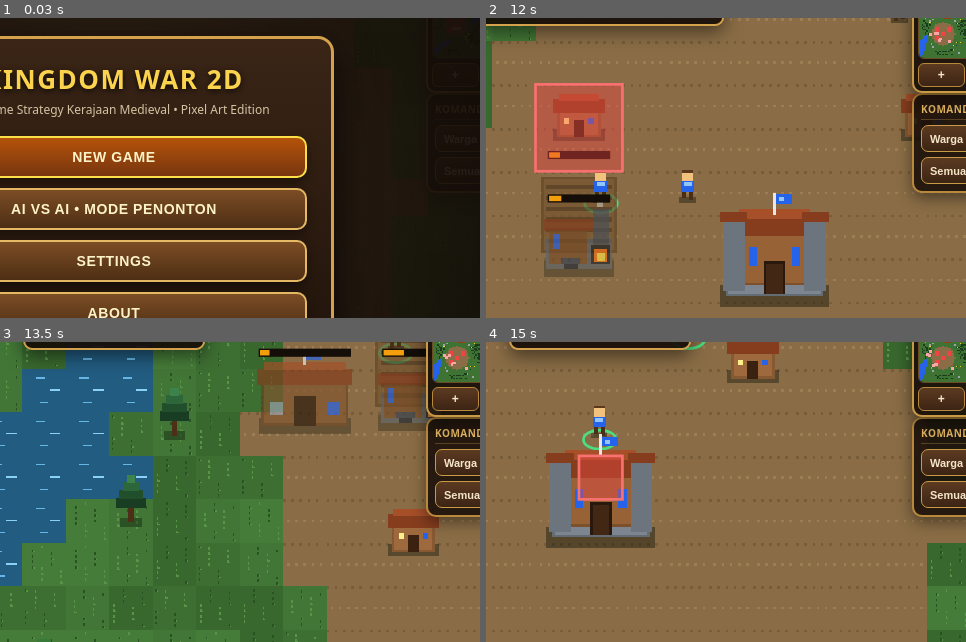
Above: before the commit, frames 1-4 (two rows, left to right).
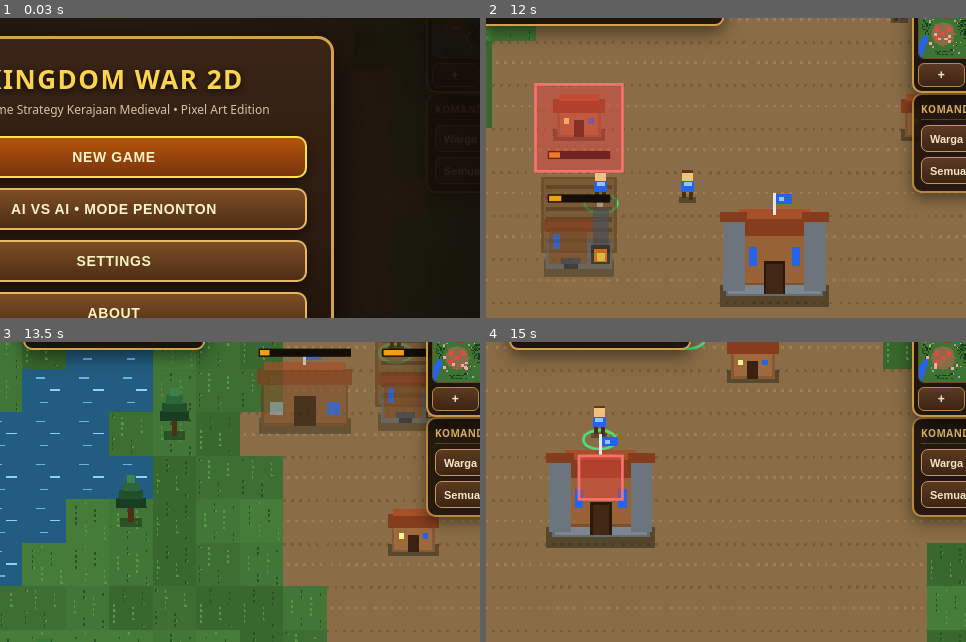
Above: after the commit, the same moments.

Repository: vexelkang-cell/gamepai
Game: browser game, page games/kingdom-war-2d/index.html
The game is run twice, just before and just after one commit, with the same random seed, the same clock (stepped at 60 frames per second) and the same inputs.
Inputs (mouse positions are % of the whole screen's width and height, from its top left):
- Up to frame 1 (0.03 s): no input
- Up to frame 2 (12 s): click "NEW GAME" at 0.27 s; click (50, 60) at 1.07 s; click "+ Persawahan 60W" at 1.17 s; click "+" at 1.67 s; click (30, 40) at 2.07 s; click "TC" at 2.17 s; click "Warga Nganggur 4" at 2.67 s; press the mouse at (70, 35) at 3.07 s; click "+ Tembok Batu 25S" at 3.17 s; release the mouse at (50, 30) at 3.2 s; click "⌫ Bongkar Bangunan Tanpa refu…" at 3.67 s; click (65, 70) at 4.07 s; click "Semua Warga" at 4.17 s; click "Semua Pasukan 0" at 4.67 s; click (25, 75) at 5.07 s; click "+ Barak Pasukan 150W 50S" at 5.17 s; click "Warga Nganggur 0" at 5.67 s; press the mouse at (50, 30) at 6.07 s; click "+ Tower Pemanah 100W 100S" at 6.17 s; release the mouse at (40, 85) at 6.2 s; click "Batal" at 6.67 s; click (80, 55) at 7.07 s; click "Warga Nganggur 1" at 7.17 s; click "-" at 7.67 s; click (20, 50) at 8.07 s; click "+ Rumah Warga 50W" at 8.17 s; click "Batal" at 8.67 s; press the mouse at (40, 85) at 9.07 s; click "Warga Nganggur 3" at 9.17 s; release the mouse at (30, 40) at 9.2 s; click "+ Pandai Besi 130W 90S" at 9.67 s; click (60, 15) at 10.07 s; click "Warga Nganggur 2" at 10.17 s; click "+ Pandai Besi 130W 90S" at 10.67 s; click (50, 60) at 11.07 s; click "+" at 11.17 s; click "+ Persawahan 60W" at 11.67 s
- Up to frame 3 (13.5 s): press the mouse at (30, 40) at 12.07 s; click "Batal" at 12.17 s; release the mouse at (25, 75) at 12.2 s; click "+ Barak Pasukan 150W 50S" at 12.67 s; click (70, 35) at 13.07 s; click "Semua Warga" at 13.17 s
- Up to frame 4 (15 s): click "TC" at 13.67 s; click (65, 70) at 14.07 s; click "+ Tower Pemanah 100W 100S" at 14.17 s; click "+ Tembok Batu 25S" at 14.67 s
The pictures show only the part of the screen within x 38-88%, y 20-70%; the shares and areas given below are measured in that part.

Frame 1 is identical in both runs. In frame 2, less than 0.1% of the frame differs, in the area x 92-97%, y 4-9%; in frame 3, less than 0.1%, in the area x 92-98%, y 4-9%; in frame 4, less than 0.1%.

Commit message:
Expand AI economy while army assembles and attacks

Diff:
--- a/games/kingdom-war-2d/index.html
+++ b/games/kingdom-war-2d/index.html
@@ -2813,17 +2813,15 @@
         this.assessBattlefield(world, etc, enemyBuildings);
         this.assignWorkers(world, enemyWorkers, enemyBuildings, farms);
 
-        // Target warga berkembang seiring gelombang permainan.
-        // Ekonomi awal: 8 pekerja, lalu bertambah 2 pekerja setiap 2 gelombang,
-        // hingga maksimal 16. Saat diserang, AI sedikit mengurangi prioritas
-        // ekspansi warga agar kapasitas populasi tetap tersedia untuk pasukan.
+        // Ekonomi tetap berkembang saat pasukan berkumpul maupun sedang menyerang.
+        // Target pekerja naik bertahap mengikuti gelombang hingga maksimal 22 warga.
         const growthWorkerTarget = Math.min(
-          16,
-          8 + Math.floor(Math.max(0, this.waveNumber - 1) / 2) * 2
+          22,
+          10 + Math.max(0, this.waveNumber - 1) * 2
         );
         const workerTarget = Math.max(
-          8,
-          growthWorkerTarget - (this.strategyMode === "defense" ? 2 : 0)
+          10,
+          growthWorkerTarget - (this.strategyMode === "defense" ? 1 : 0)
         );
 
         if (
@@ -2978,18 +2976,22 @@
         const hasReadyBarracks = enemyBuildings.some((b) => b.subtype === "barracks" && b.isConstructed);
         const livingArmy = world.soldiers.filter((s) => s.team === this.team && s.hp > 0).length;
         const rebuildingArmy = hasReadyBarracks && livingArmy < 7;
+        const towersStillNeeded = enemyBuildings.filter((b) => b.subtype === "tower").length < 6;
+        const economyPush = this.isAssembling || this.isAttacking;
         const goals = {
-          food: this.resources.food < 220 ? Math.max(3, Math.ceil(workerCount * 0.38)) : 2,
-          // Selama enam tower awal belum lengkap, percepat pasokan kayu dan batu.
-          // Target pekerja bahan bangunan dinaikkan agar pembangunan tidak macet.
-          wood: enemyBuildings.filter((b) => b.subtype === "tower").length < 6
-            ? Math.max(4, Math.ceil(workerCount * 0.38))
-            : (this.resources.wood < 260 ? Math.max(3, Math.ceil(workerCount * 0.34)) : 2),
-          // Setelah gelombang perang, prioritaskan emas untuk pedang/pemanah.
-          gold: this.resources.gold < 220 ? (rebuildingArmy ? Math.max(4, Math.ceil(workerCount * 0.48)) : 2) : 1,
-          stone: enemyBuildings.filter((b) => b.subtype === "tower").length < 6
-            ? Math.max(4, Math.ceil(workerCount * 0.38))
-            : (this.resources.stone < 150 ? (rebuildingArmy ? 3 : 2) : 1)
+          food: this.resources.food < 350
+            ? Math.max(4, Math.ceil(workerCount * 0.40))
+            : (economyPush ? Math.max(3, Math.ceil(workerCount * 0.22)) : 2),
+          // Kayu dan batu dipacu untuk rumah, tower, serta infrastruktur.
+          wood: towersStillNeeded || this.resources.wood < 420
+            ? Math.max(4, Math.ceil(workerCount * 0.34)) : 2,
+          stone: towersStillNeeded || this.resources.stone < 300
+            ? Math.max(4, Math.ceil(workerCount * 0.30)) : 2,
+          // Emas tetap dikumpulkan selama pasukan menunggu formasi agar
+          // perekrutan gelombang berikutnya tidak berhenti.
+          gold: this.resources.gold < 350
+            ? Math.max(4, Math.ceil(workerCount * (economyPush ? 0.34 : 0.28)))
+            : (rebuildingArmy ? 3 : 2)
         };
 
         for (const w of enemyWorkers) {
@@ -3060,7 +3062,7 @@
           return;
         }
 
-        if (this.resources.popMax - this.resources.popCurrent <= 4 && houses.length < 6 && this.canAfford(CONFIG.BUILDINGS.house.cost)) {
+        if (this.resources.popMax - this.resources.popCurrent <= 8 && houses.length < 10 && this.canAfford(CONFIG.BUILDINGS.house.cost)) {
           this.tryBuildSmart(etc.x - dirX * 90, etc.y - dirY * 90, "house", builder, 80, 260);
           return;
         }
